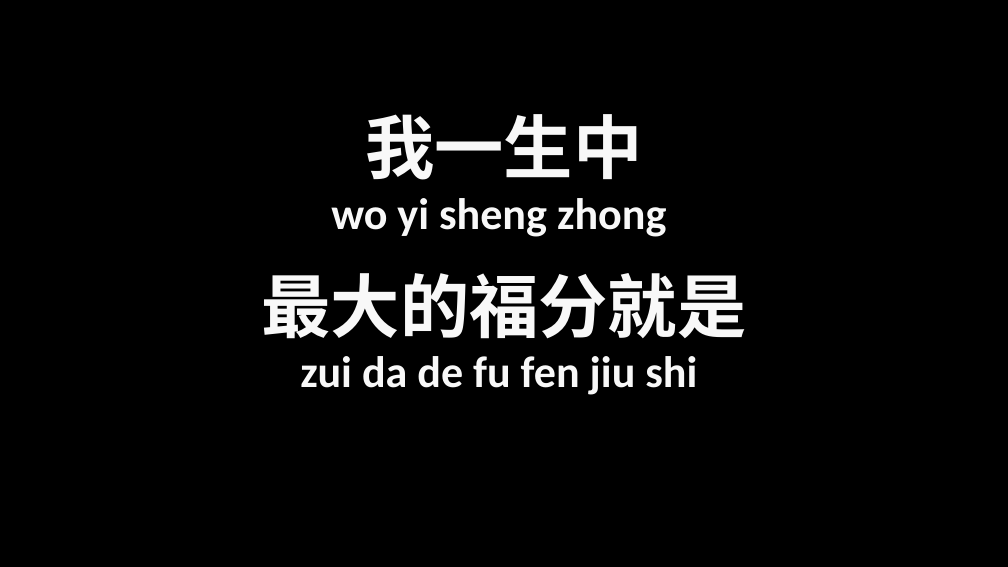
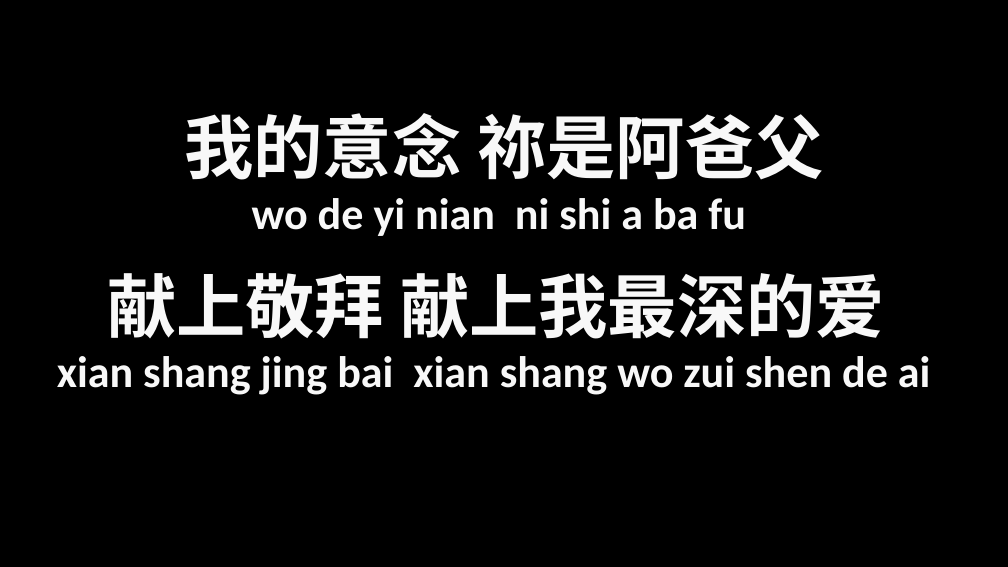
Before and after one commit to HowHow06/pptGenerator, a slide deck: slide 6 of output.pptx (slide 31 before the commit). Drawn at 1008x567 pixels with LibreOffice and Linux fonts; fonts in the diff are those of the drawing; background and template pictures are left out. Boxes give left, top, right and bottom in pixels: in the first picture for what was removed or moved away, otherwise in the second. Text is boxed around its words. In the diff, an @@ line names an element or a change of style, - is before the commit and + after.

```diff
--- a/output.pptx
+++ b/output.pptx
@@ text at bbox=[184, 113, 823, 180]: text changed @@
-我一生中
+我的意念 祢是阿爸父
@@ text at bbox=[252, 198, 746, 236]: text changed @@
-wo yi sheng zhong
+wo de yi nian ni shi a ba fu
@@ text at bbox=[107, 273, 885, 339]: text changed @@
-最大的福分就是
+献上敬拜 献上我最深的爱
@@ text at bbox=[57, 356, 931, 395]: text changed @@
-zui da de fu fen jiu shi
+xian shang jing bai xian shang wo zui shen de ai
```
Also in this commit, not shown: 4 other slides changed, 6 slides added, 30 slides removed, 4 other files.
